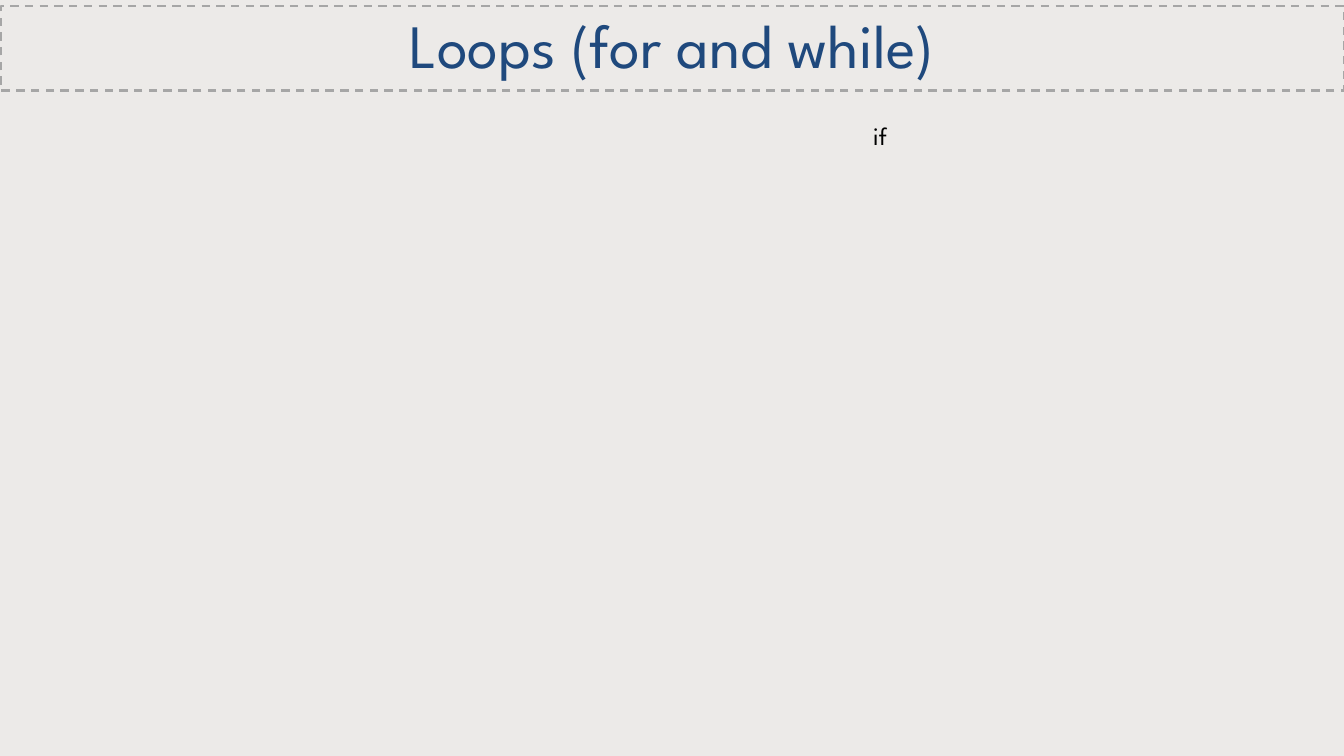
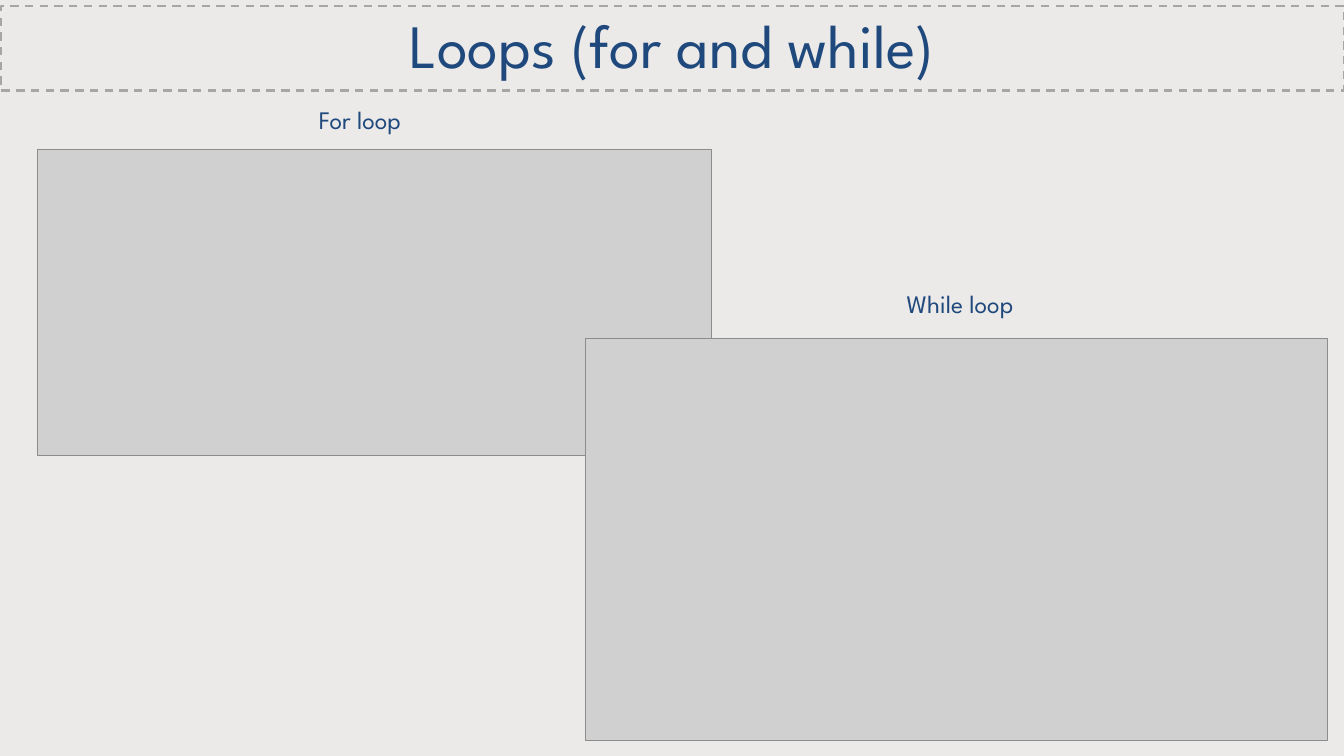
Before and after one commit to CatchmentSci/GEO8026, a slide deck: slide 19 of Block 01/slides/GEO8026_202122_Lecture1.pptx (slide 17 before the commit). Drawn at 1344x756 pixels with LibreOffice and Linux fonts; fonts in the diff are those of the drawing; grey boxes stand for pictures. Boxes give left, top, right and bottom in pixels: in the first picture for what was removed or moved away, otherwise in the second. Text is boxed around its words. In the diff, an @@ line names an element or a change of style, - is before the commit and + after.

```diff
--- a/Block 01/slides/GEO8026_202122_Lecture1.pptx
+++ b/Block 01/slides/GEO8026_202122_Lecture1.pptx
@@ text added at [319,111,401,135], 18 pt, text #1F497D @@
+For loop
@@ picture added at [37,149,712,456] @@
@@ text removed at [873,127,887,145] @@
-if
@@ text added at [907,295,1013,319], 18 pt, text #1F497D @@
+While loop
@@ picture added at [586,339,1328,741] @@
```
Also in this commit, not shown: 4 other slides changed, 5 slides added, 1 slide removed, 3 other files.
